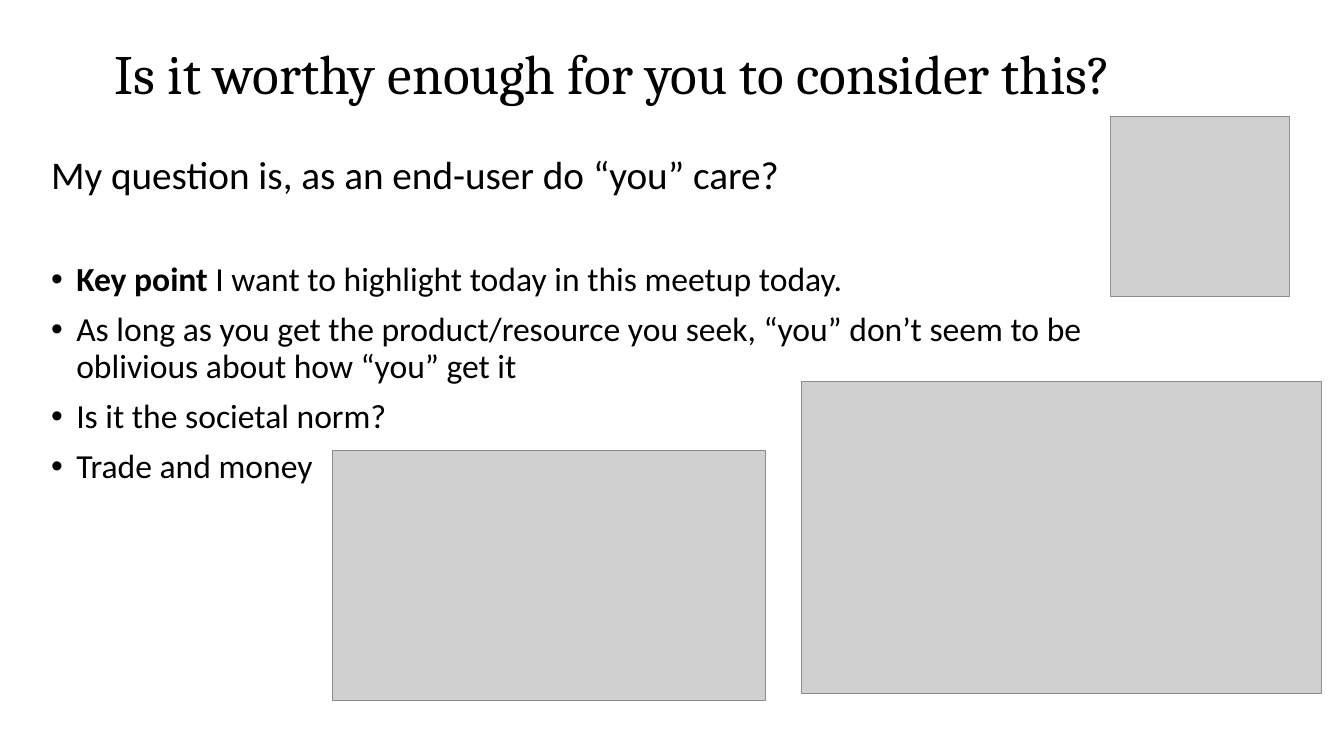
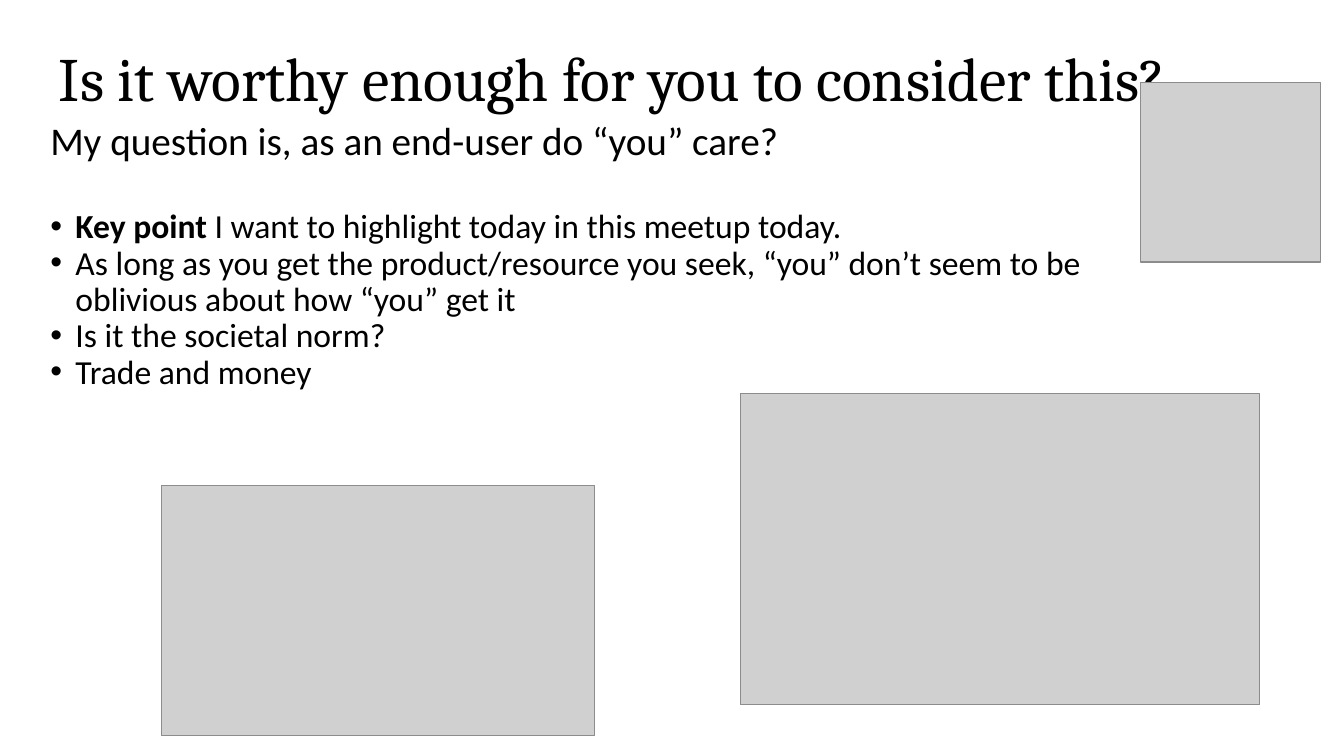
Before and after one commit to bitcoinclubatksu/BitcoinClub, a slide deck: slide 4 of meetup-2_presentation/Bitcoin_Club_Meetup_2_presentation.pptx. Drawn at 1344x756 pixels with LibreOffice and Linux fonts; fonts in the diff are those of the drawing; grey boxes stand for pictures. Boxes give left, top, right and bottom in pixels: in the first picture for what was removed or moved away, otherwise in the second. Text is boxed around its words. In the diff, an @@ line names an element or a change of style, - is before the commit and + after.

```diff
--- a/meetup-2_presentation/Bitcoin_Club_Meetup_2_presentation.pptx
+++ b/meetup-2_presentation/Bitcoin_Club_Meetup_2_presentation.pptx
@@ text "Is it worthy enough for ..." at box(59, 57, 1165, 115): size 39.6 to 44 pt; line spacing 0.9 to 1 @@
@@ picture: place and size @@
-picture at box(1111, 117, 1291, 296)
+picture at box(1141, 83, 1321, 262)
@@ text "My question is, as an ...": place and size @@
-text "My question is, as an ..." at box(51, 161, 1081, 484)
+text "My question is, as an ..." at box(50, 127, 1080, 390)
@@ text "My question is, as an ..." at box(50, 127, 1080, 390): line spacing 0.9 to 1; less space between paragraphs @@
@@ picture: place and size @@
-picture at box(803, 381, 1323, 693)
+picture at box(740, 393, 1260, 705)
@@ picture: place and size @@
-picture at box(333, 451, 766, 702)
+picture at box(162, 485, 595, 736)
```
Also in this commit, not shown: 13 other slides changed, 6 other files.
